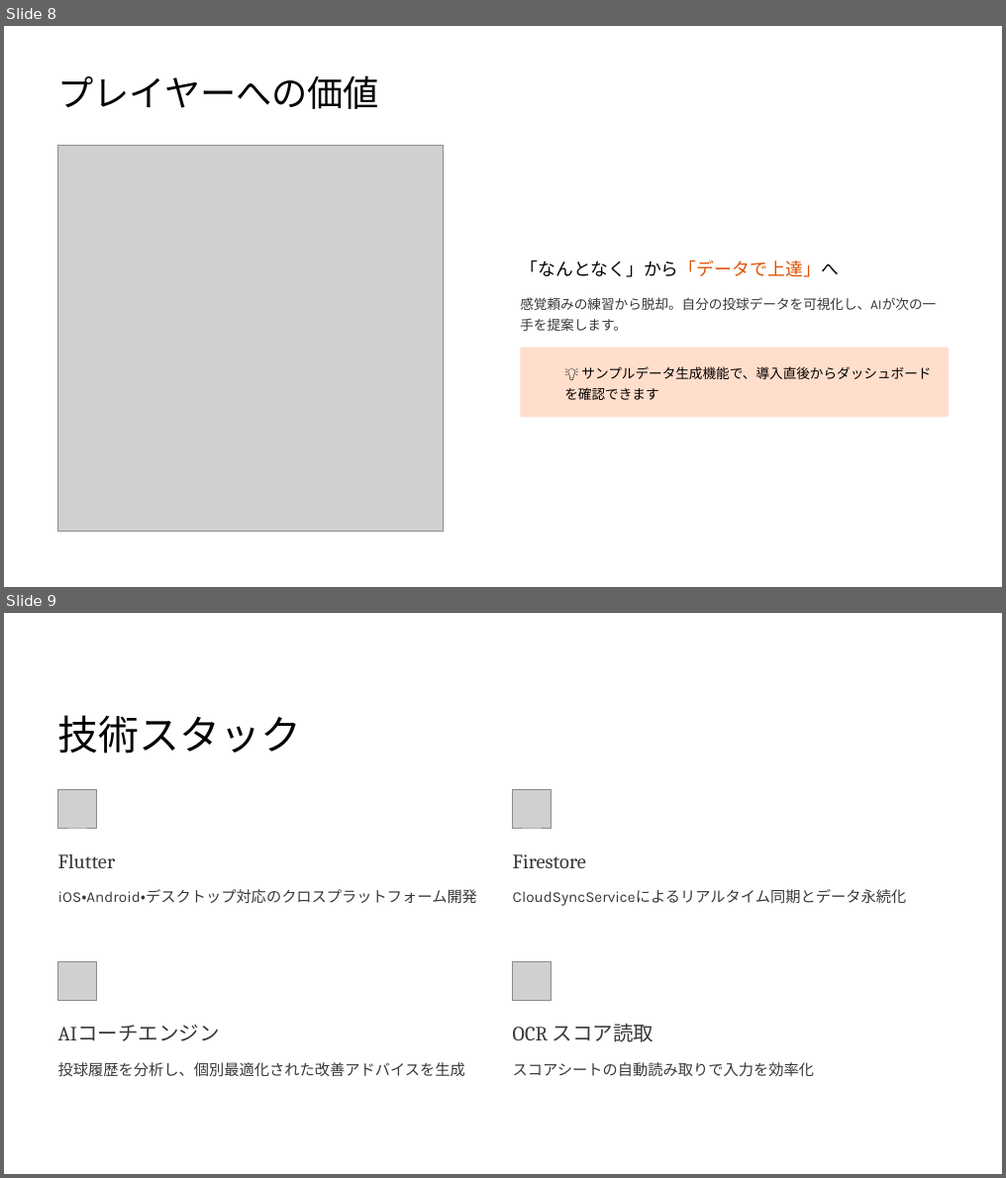
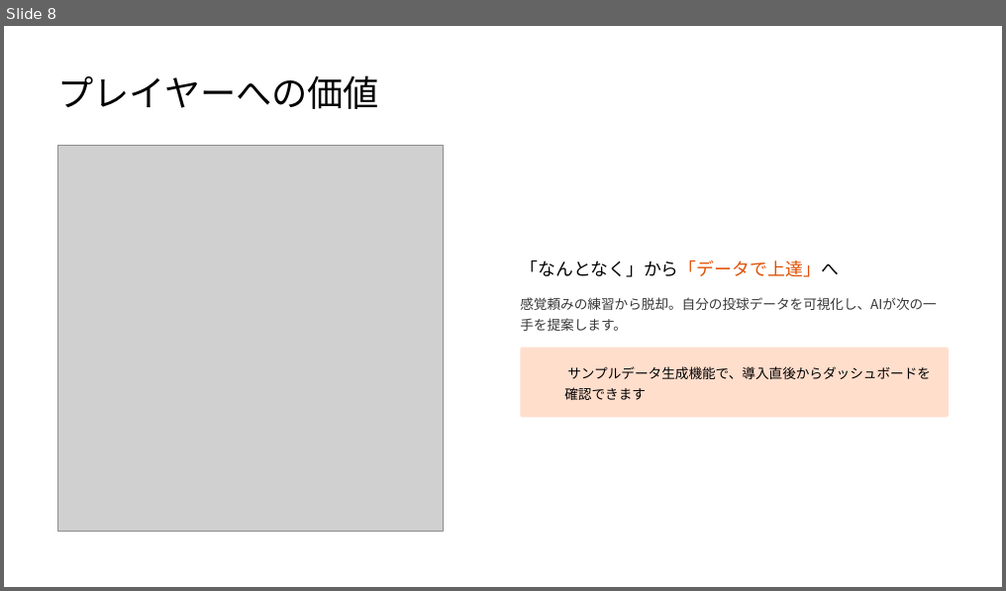
Before and after one commit to LXirgil/IS, a slide deck: AI-Bowling-Master.pptx. Shown one above the other, each under a label of ours: slides 8 and 9 before the commit, slide 8 after it. The pictures are 1006x1178 and 1006x591 pixels, drawn with LibreOffice and Linux fonts; fonts in the diff are those of the drawing; grey boxes stand for pictures; background and template pictures are left out. Boxes give left, top, right and bottom in pixels: in the first picture for what was removed or moved away, otherwise in the second. Text is boxed around its words. In the diff, an @@ line names an element or a change of style, - is before the commit and + after.

Commit message:
スライド資料のデザイン改善
フォント、レイアウトの修正

```diff
--- a/AI-Bowling-Master.pptx
+++ b/AI-Bowling-Master.pptx
@@ slide 9 removed at (4, 613, 1002, 1174), background #000000; not listed: 1 template element that a slide beside it also shows @@
@@ text removed at (58, 715, 302, 754) @@
-技術スタック
@@ picture removed at (57, 789, 97, 828) @@
@@ picture removed at (513, 789, 552, 828) @@
@@ text removed at (58, 855, 115, 868) @@
-Flutter
@@ text removed at (513, 855, 586, 868) @@
-Firestore
@@ text removed at (58, 889, 477, 904) @@
-iOS・Android・デスクトップ対応のクロスプラットフォーム開発
@@ text removed at (513, 889, 907, 906) @@
-CloudSyncServiceによるリアルタイム同期とデータ永続化
@@ picture removed at (57, 962, 97, 1001) @@
@@ picture removed at (513, 962, 552, 1001) @@
@@ text removed at (58, 1025, 220, 1042) @@
-AIコーチエンジン
@@ text removed at (513, 1023, 654, 1043) @@
-OCR スコア読取
@@ text removed at (58, 1062, 465, 1077) @@
-投球履歴を分析し、個別最適化された改善アドバイスを生成
@@ text removed at (513, 1062, 814, 1076) @@
-スコアシートの自動読み取りで入力を効率化
@@ slide 8 changed as well @@
@@ text "感覚頼みの練習から脱却。自分の投球データを可視化し、AIが次の一手を提案します。" at (520, 297, 937, 331): font Karla to Noto Sans CJK JP @@
@@ text at (564, 367, 931, 400): text changed; font Karla to Noto Sans CJK JP @@
-💡 サンプルデータ生成機能で、導入直後からダッシュボードを確認できます
+サンプルデータ生成機能で、導入直後からダッシュボードを確認できます
```
Also in this commit, not shown: 8 other slides changed.
